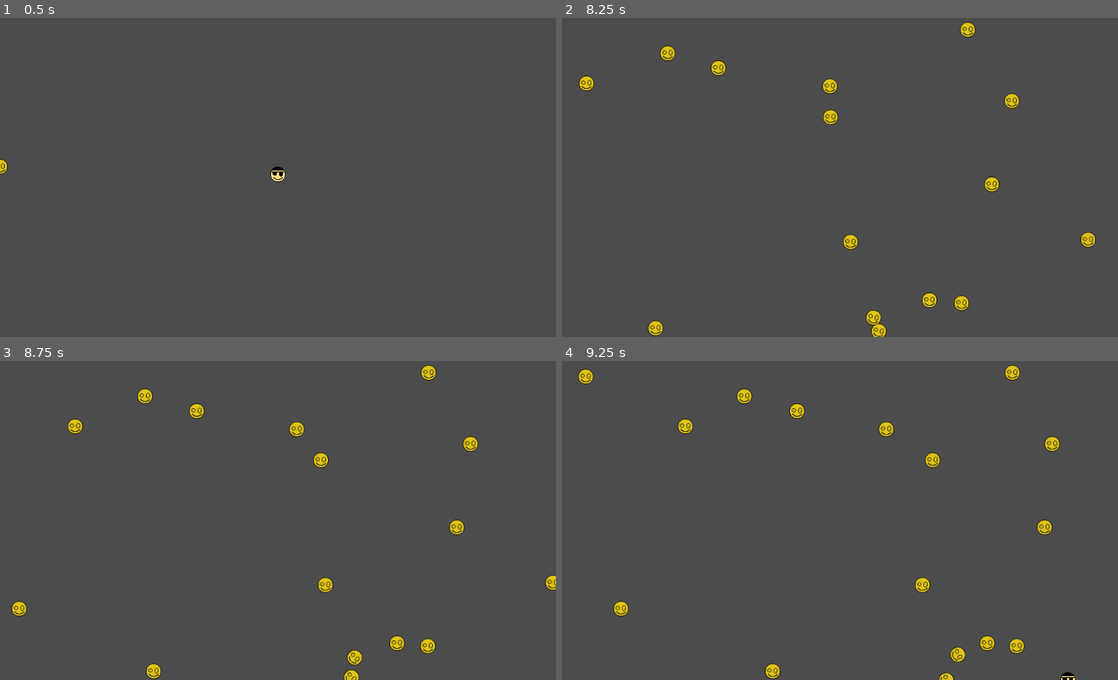
Above: before the commit, frames 1-4 (two rows, left to right).
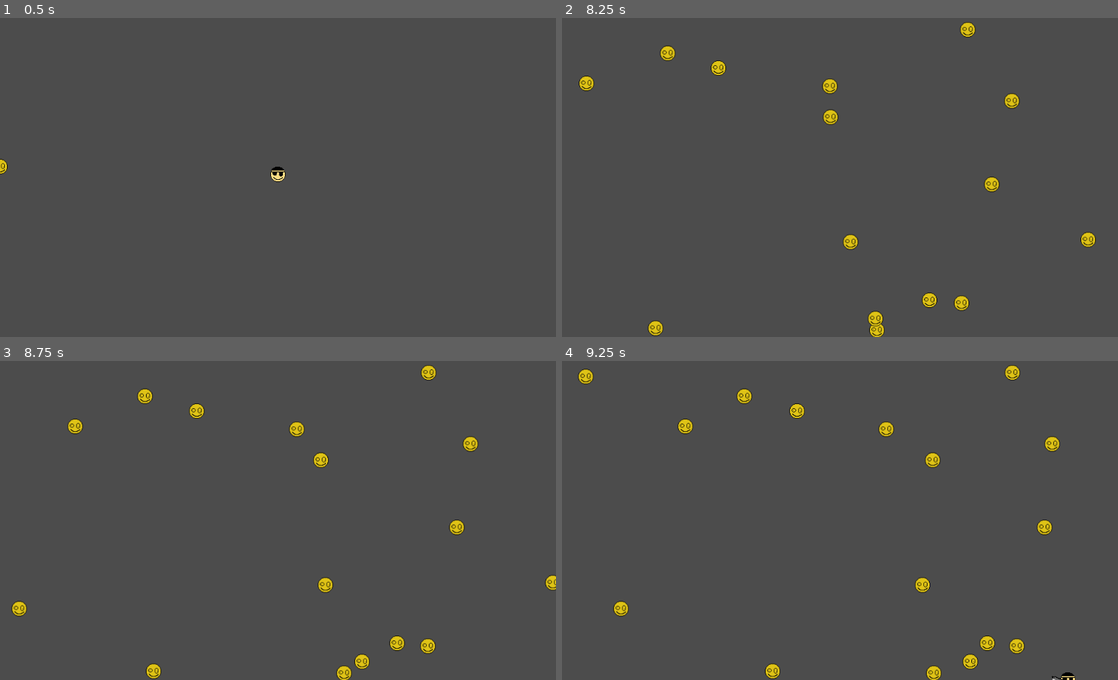
Above: after the commit, the same moments.

Repository: amandodaw/InitialFiles
Game: Godot game, scene res://Scenes/World.tscn
The game is run twice, just before and just after one commit, with the same random seed, the same clock (stepped at 60 frames per second) and the same inputs.
Inputs:
- Up to frame 1 (0.5 s): no input
- Up to frame 2 (8.25 s): tap Enter at 0.5 s; hold Right (ui_right) 0.53-1.28 s; tap D (d) every 0.75 s from 0.6 to 8.1 s; hold Down (ui_down) 1.28-2.03 s; hold Right (ui_right) 2.03-2.78 s; hold Up (ui_up) 2.78-3.53 s; hold Left (ui_left) 3.53-5.03 s; hold Down (ui_down) 5.03-5.78 s; hold Right (ui_right) 5.78-6.53 s; hold Up (ui_up) 6.53-7.28 s; hold Right (ui_right) 7.28-8.03 s; hold Down (ui_down) from 8.03 s (still down)
- Up to frame 3 (8.75 s): keep holding Down (ui_down)
- Up to frame 4 (9.25 s): release Down (ui_down) at 8.78 s; hold Left (ui_left) from 8.78 s (still down); tap D (d) at 8.85 s

Frame 1 is identical in both runs. In frame 2, 0.2% of the frame differs, in the area x 54-59%, y 91-100%; in frame 3, 0.3%; in frame 4, 0.4%, in the area x 65-91%, y 89-100%.

Commit message:
Creado nuevo error
Probloema: Collision no funciona joder, NO FUNCIONA

Diff:
--- a/Initial Files/Scenes/Mob.tscn
+++ b/Initial Files/Scenes/Mob.tscn
@@ -1,12 +1,15 @@
-[gd_scene load_steps=3 format=2]
+[gd_scene load_steps=4 format=2]
 
 [ext_resource path="res://Sprites/Face.png" type="Texture" id=1]
+[ext_resource path="res://Scripts/Mob.gd" type="Script" id=2]
 
 [sub_resource type="CircleShape2D" id=1]
 radius = 13.0384
 
 [node name="Mob" type="RigidBody2D"]
+collision_mask = 2
 gravity_scale = 0.0
+script = ExtResource( 2 )
 __meta__ = {
 "_edit_group_": true
 }
@@ -15,4 +18,7 @@
 texture = ExtResource( 1 )
 
 [node name="CollisionShape2D" type="CollisionShape2D" parent="."]
+light_mask = 2
 shape = SubResource( 1 )
+
+[connection signal="body_entered" from="." to="." method="_on_Mob_body_entered"]
--- a/Initial Files/Scenes/Player.tscn
+++ b/Initial Files/Scenes/Player.tscn
@@ -6,9 +6,6 @@
 
 [sub_resource type="CircleShape2D" id=1]
 radius = 13.0
-
-[sub_resource type="Animation" id=2]
-resource_name = "Attack"
 
 [node name="Player" type="Area2D"]
 script = ExtResource( 2 )
@@ -22,6 +19,3 @@
 
 [node name="CollisionShape2D" type="CollisionShape2D" parent="."]
 shape = SubResource( 1 )
-
-[node name="AnimationPlayer" type="AnimationPlayer" parent="."]
-anims/Attack = SubResource( 2 )
--- /dev/null
+++ b/Initial Files/Scenes/Sword.tscn
@@ -0,0 +1,56 @@
+[gd_scene load_steps=6 format=2]
+
+[ext_resource path="res://Sprites/sword.png" type="Texture" id=1]
+[ext_resource path="res://Scripts/Sword.gd" type="Script" id=2]
+
+[sub_resource type="CapsuleShape2D" id=1]
+radius = 3.0
+height = 12.0
+
+[sub_resource type="Animation" id=2]
+resource_name = "Attack"
+length = 0.5
+tracks/0/type = "value"
+tracks/0/path = NodePath(".:rotation_degrees")
+tracks/0/interp = 1
+tracks/0/loop_wrap = true
+tracks/0/imported = false
+tracks/0/enabled = true
+tracks/0/keys = {
+"times": PoolRealArray( 0.01, 0.5 ),
+"transitions": PoolRealArray( 1, 1 ),
+"update": 0,
+"values": [ 0.0, -90.0 ]
+}
+
+[sub_resource type="Animation" id=3]
+length = 0.001
+tracks/0/type = "value"
+tracks/0/path = NodePath(".:rotation_degrees")
+tracks/0/interp = 1
+tracks/0/loop_wrap = true
+tracks/0/imported = false
+tracks/0/enabled = true
+tracks/0/keys = {
+"times": PoolRealArray( 0 ),
+"transitions": PoolRealArray( 1 ),
+"update": 0,
+"values": [ 0.0 ]
+}
+
+[node name="Sword" type="Area2D"]
+scale = Vector2( 1.5, 1.5 )
+script = ExtResource( 2 )
+
+[node name="Sprite" type="Sprite" parent="."]
+texture = ExtResource( 1 )
+
+[node name="CollisionShape2D" type="CollisionShape2D" parent="."]
+position = Vector2( -1, -1 )
+shape = SubResource( 1 )
+
+[node name="AnimationPlayer" type="AnimationPlayer" parent="."]
+anims/Attack = SubResource( 2 )
+anims/RESET = SubResource( 3 )
+
+[connection signal="animation_finished" from="AnimationPlayer" to="." method="_on_AnimationPlayer_animation_finished"]
--- a/Initial Files/Scenes/World.tscn
+++ b/Initial Files/Scenes/World.tscn
@@ -17,6 +17,7 @@
 curve = SubResource( 1 )
 
 [node name="MobSpawnLocation" type="PathFollow2D" parent="MobPath"]
+rotation = 1.5708
 
 [node name="MobTimer" type="Timer" parent="."]
 wait_time = 0.5
--- /dev/null
+++ b/Initial Files/Scripts/Mob.gd
@@ -0,0 +1,6 @@
+extends RigidBody2D
+
+
+
+func _on_Mob_body_entered(body):
+	queue_free()
--- a/Initial Files/Scripts/Player.gd
+++ b/Initial Files/Scripts/Player.gd
@@ -1,6 +1,7 @@
 extends Area2D
 
 export(PackedScene) onready var mob_scene
+onready var sword_scene = load("res://Scenes/Sword.tscn")
 
 var speed = 400
 
@@ -13,7 +14,9 @@
 
 func control():
 	if Input.is_action_just_pressed("d"):
-		print("D pressed")
+		var sword = sword_scene.instance()
+		sword.position = Vector2(sword.position.x-16, sword.position.y)
+		add_child(sword)
 
 func movement(delta):
 	var velocity = Vector2.ZERO # The player's movement vector.
--- /dev/null
+++ b/Initial Files/Scripts/Sword.gd
@@ -0,0 +1,8 @@
+extends Area2D
+
+
+func _ready():
+	$AnimationPlayer.play("Attack")
+
+func _on_AnimationPlayer_animation_finished(anim_name):
+	queue_free()
Not shown: 1 places in Initial Files/Scenes/Player.tscn that only renumber resources
Binary file added: Initial Files/Sprites/sword.png
Not shown, added: Initial Files/Sprites/sword.png.import
